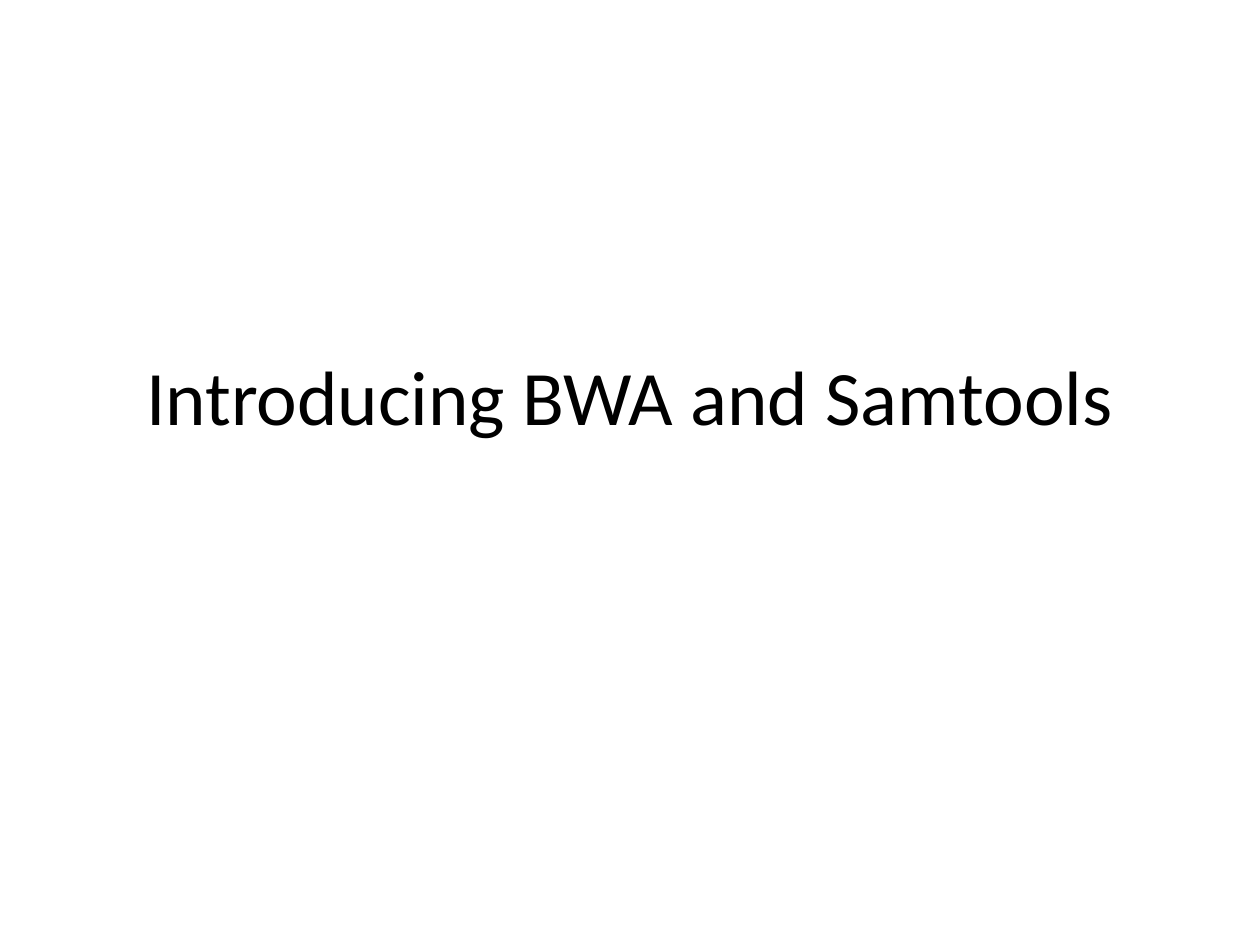
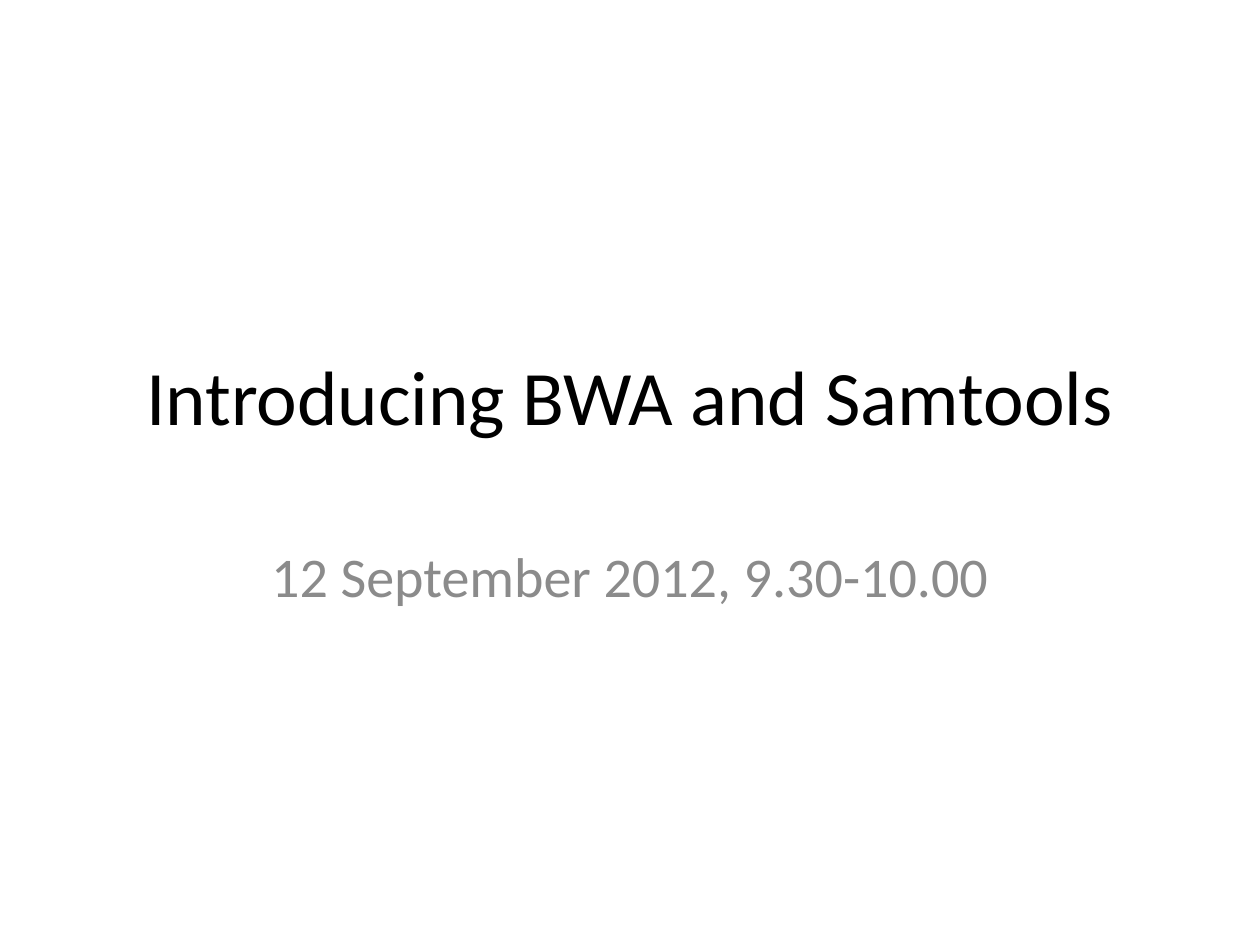
Before and after one commit to rvosa/ngs-workflows, a slide deck: slide 1 of doc/slides/day2/session1/introBwaSamtools.pptx. Drawn at 1260x945 pixels with LibreOffice and Linux fonts; fonts in the diff are those of the drawing. Boxes give left, top, right and bottom in pixels: in the first picture for what was removed or moved away, otherwise in the second. Text is boxed around its words. In the diff, an @@ line names an element or a change of style, - is before the commit and + after.

Commit message:
added day/time information to intro

```diff
--- a/doc/slides/day2/session1/introBwaSamtools.pptx
+++ b/doc/slides/day2/session1/introBwaSamtools.pptx
@@ subtitle added at [271,558,988,606], 32 pt, text #8C8C8C @@
+12 September 2012, 9.30-10.00
```
Also in this commit, not shown: 6 other files.
